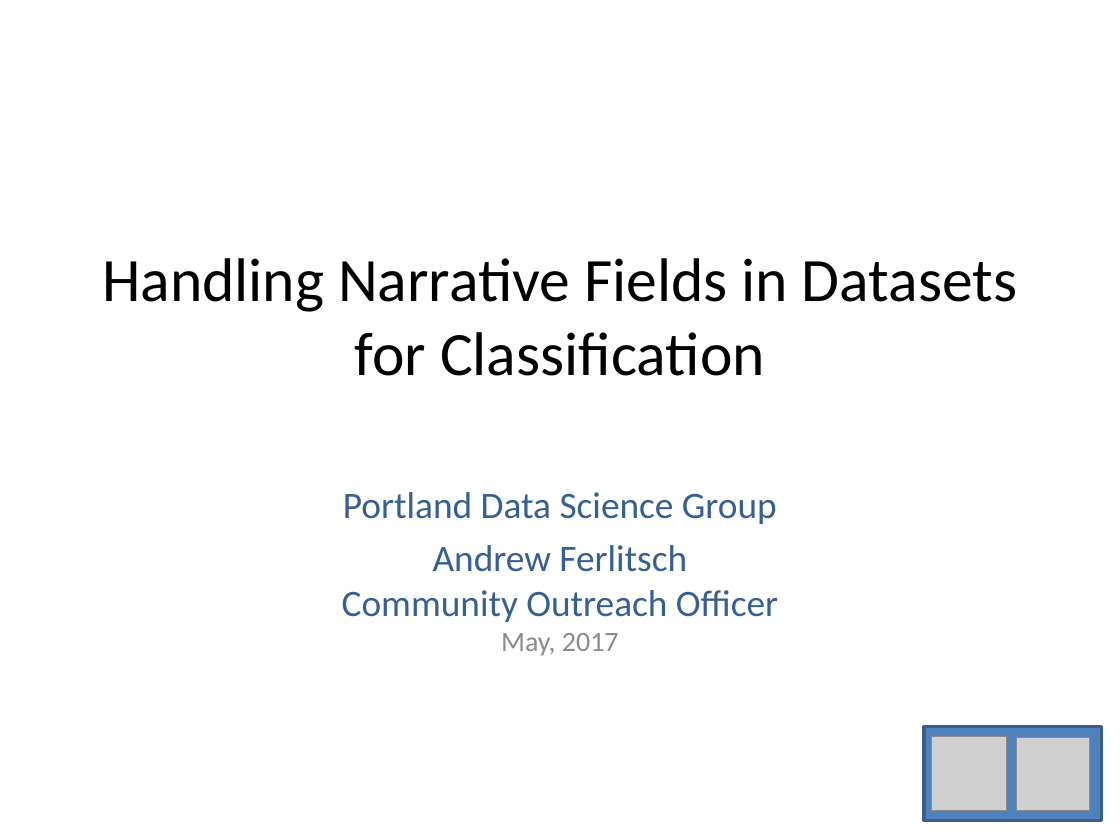
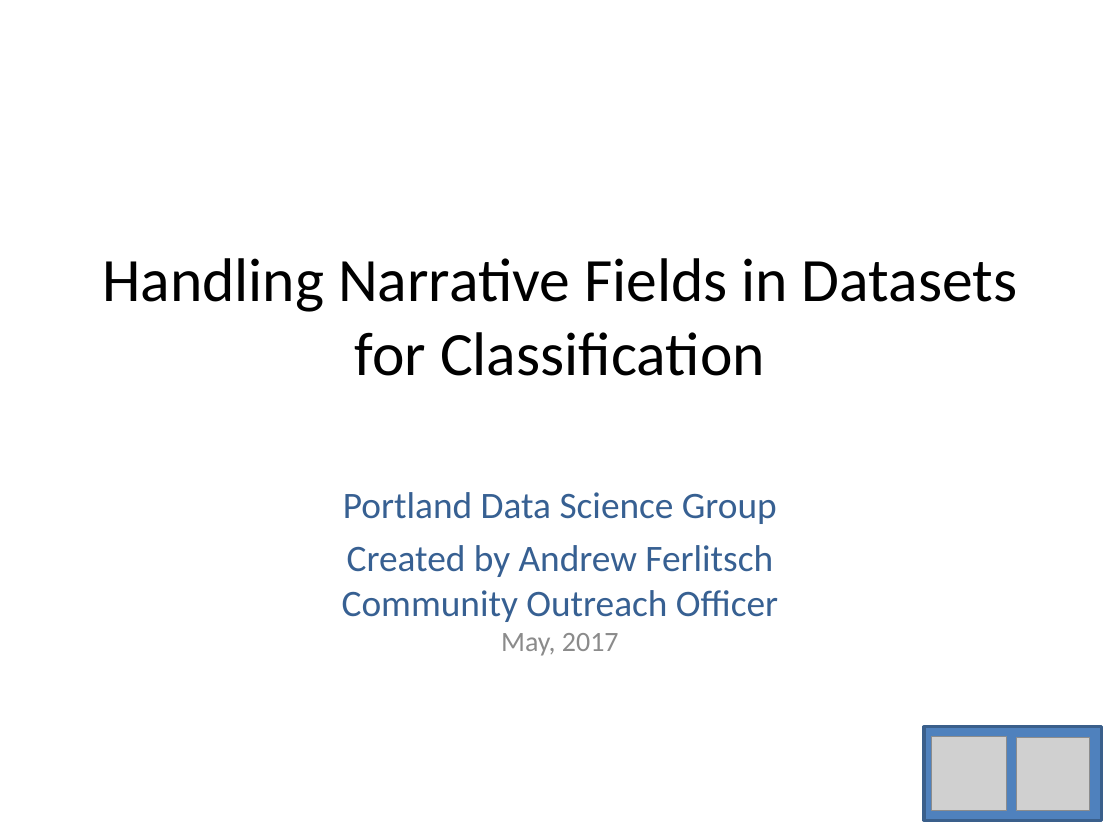
Before and after one commit to andrewferlitsch/Portland-Data-Science-Group, a slide deck: slide 1 of Presentations/NLP - Narrative.pptx. Drawn at 1120x840 pixels with LibreOffice and Linux fonts; fonts in the diff are those of the drawing; grey boxes stand for pictures. Boxes give left, top, right and bottom in pixels: in the first picture for what was removed or moved away, otherwise in the second. Text is boxed around its words. In the diff, an @@ line names an element or a change of style, - is before the commit and + after.

```diff
--- a/Presentations/NLP - Narrative.pptx
+++ b/Presentations/NLP - Narrative.pptx
@@ subtitle at bbox=[342, 545, 778, 656]: text changed @@
-Andrew Ferlitsch
-Community Outreach Officer
-May, 2017
+Created by Andrew Ferlitsch
+Community Outreach Officer
+May, 2017
```
Also in this commit, not shown: 7 other files.
